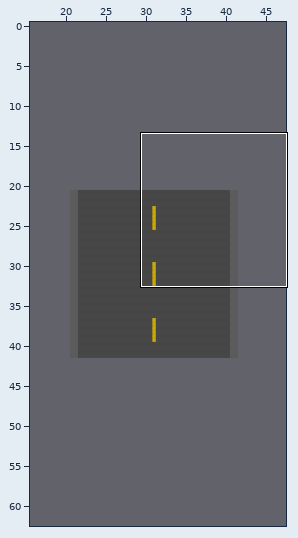
Two versions of a level (Tiled map, Map/Streets/street_2.tmx). Above: a wide view before the commit, with the close-up outlined.
Close-up. Before the commit:
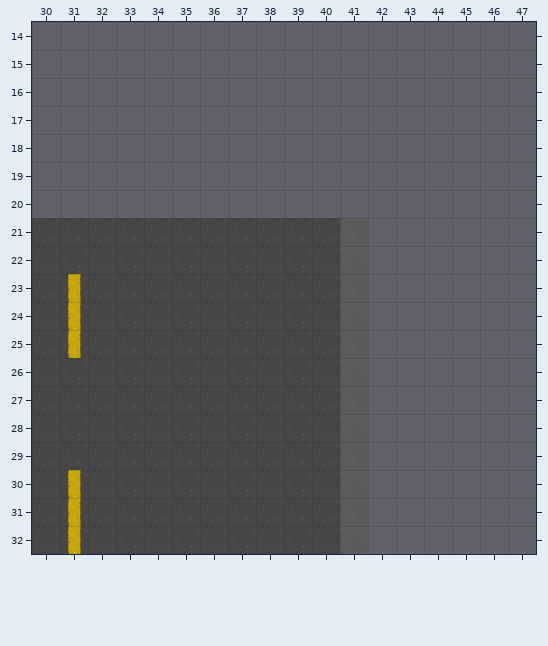
Cells are 32x32 px. Shown: x 30..47, y 14..32. The commit also changed other parts of the map, which this record leaves out. The old version is drawn lined up with the new one.
Once edited:
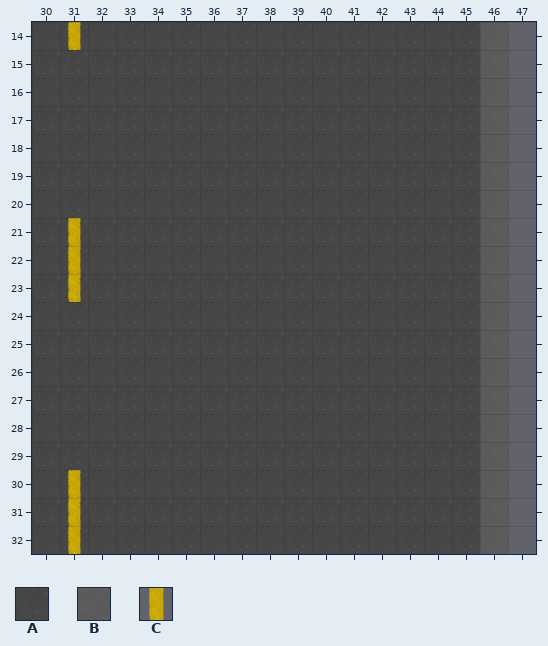
Key: from "tileset_gen4": A 0, B 15, C 16.
_ is an empty cell.
Tiles replaced or removed in this view: B, C.
Commit message: reworked streets (bigger) and their generation
Diff:
Changed rows in their new state; . is an unchanged cell.
map size 21x21 -> 63x63 cells (old content now starts at 21,21; both pictures use the new coordinates)
Layer "street_asphalt":
first column x 30:
14 AAAAAAAAAAAAAAAA
15 AAAAAAAAAAAAAAAA
16 AAAAAAAAAAAAAAAA
17 AAAAAAAAAAAAAAAA
18 AAAAAAAAAAAAAAAA
19 AAAAAAAAAAAAAAAA
20 AAAAAAAAAAAAAAAA
21 ............AAAA
22 ............AAAA
23 ............AAAA
24 ............AAAA
25 ............AAAA
26 ............AAAA
27 ............AAAA
28 ............AAAA
29 ............AAAA
30 ............AAAA
31 ............AAAA
32 ............AAAA
Layer "street_signs":
first column x 31:
14 C
first column x 31:
21 C........._
22 C........._
23 .........._
24 _........._
25 _........._
26 .........._
27 .........._
28 .........._
29 .........._
30 .........._
31 .........._
32 .........._
Changed places in both close-ups, as pixel boxes (x1, y1, x2, y2):
changed: (32, 22, 480, 554)
